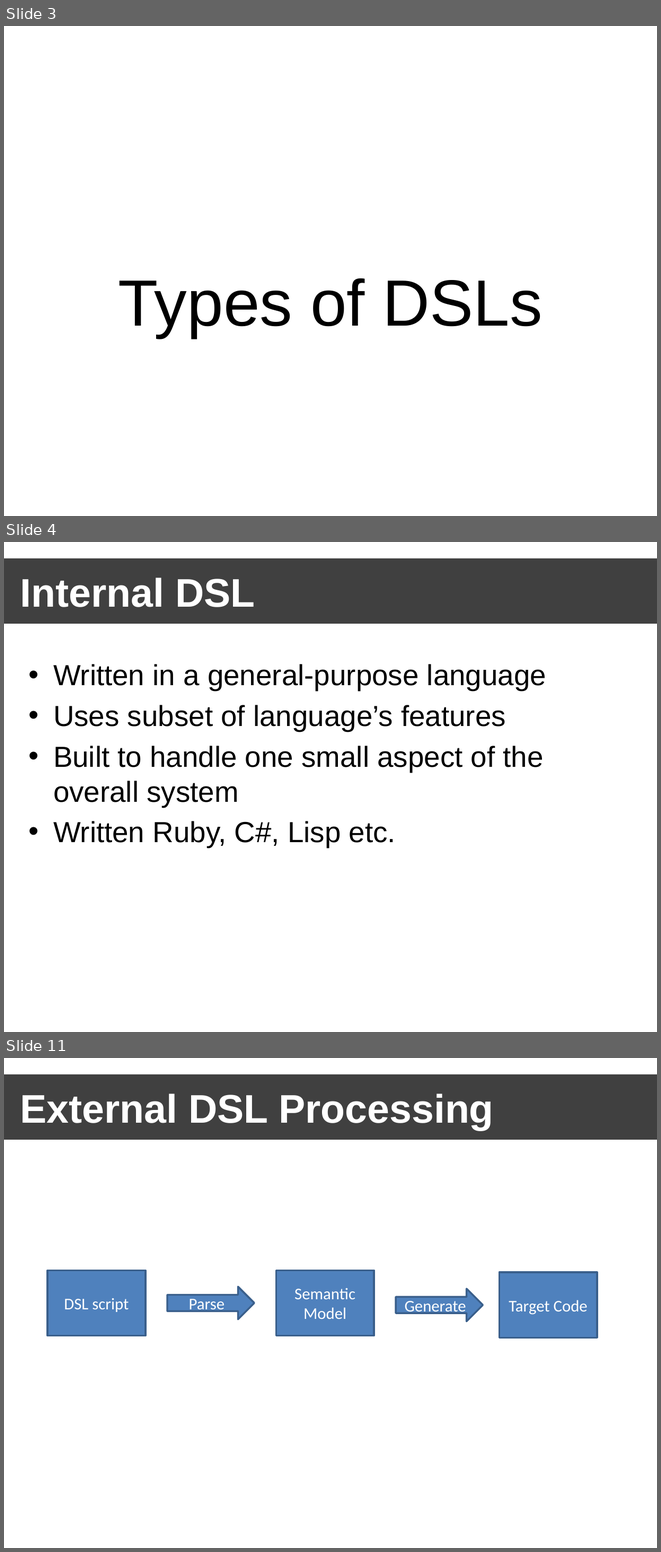
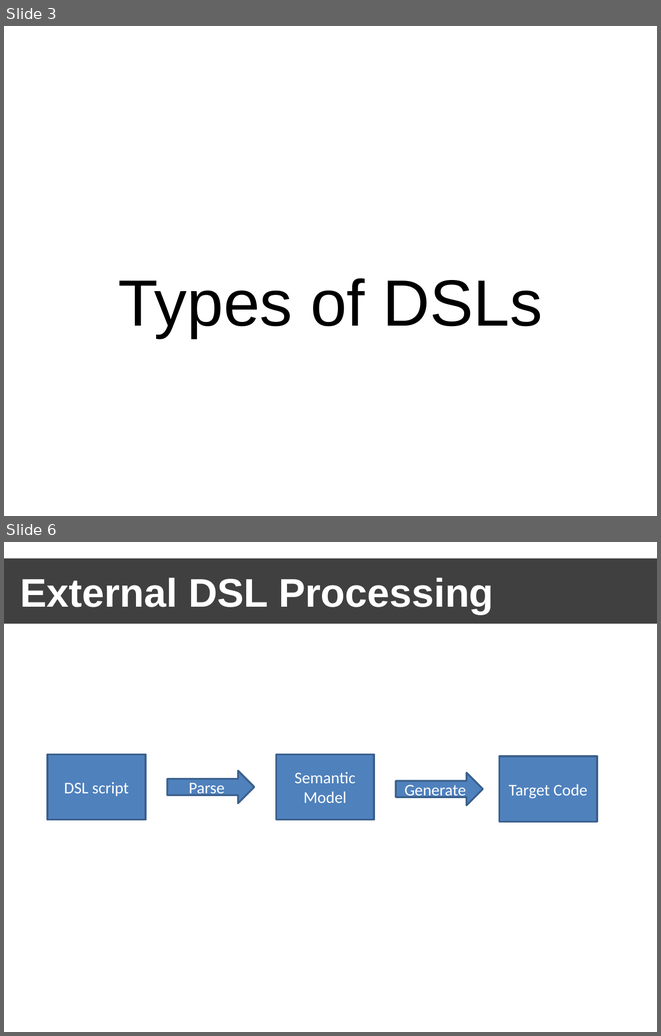
Before and after one commit to jbogard/presentations, a slide deck: BuildingExternalDSLs/Building External DSLs.pptx. Shown one above the other, each under a label of ours: slides 3, 4 and 11 before the commit, slides 3 and 6 after it; the slides between them are not shown. The pictures are 661x1552 and 661x1036 pixels, drawn with LibreOffice and Linux fonts; fonts in the diff are those of the drawing; background and template pictures are left out. Boxes give left, top, right and bottom in pixels: in the first picture for what was removed or moved away, otherwise in the second. Text is boxed around its words. In the diff, an @@ line names an element or a change of style, - is before the commit and + after.

```diff
--- a/BuildingExternalDSLs/Building External DSLs.pptx
+++ b/BuildingExternalDSLs/Building External DSLs.pptx
@@ slide 4 removed at [4, 542, 657, 1032], background picture (left out) @@
@@ title removed at [4, 558, 657, 624] @@
-Internal DSL
@@ text removed at [53, 664, 546, 847] @@
-• Written in a general-purpose language
-• Uses subset of language’s features
-• Built to handle one small aspect of the overall system
-• Written Ruby, C#, Lisp etc.
@@ what was slide 11 is now slide 6 @@
```
Also in this commit, not shown: 4 slides changed, 2 slides added, 4 other slides removed, 39 other files.
